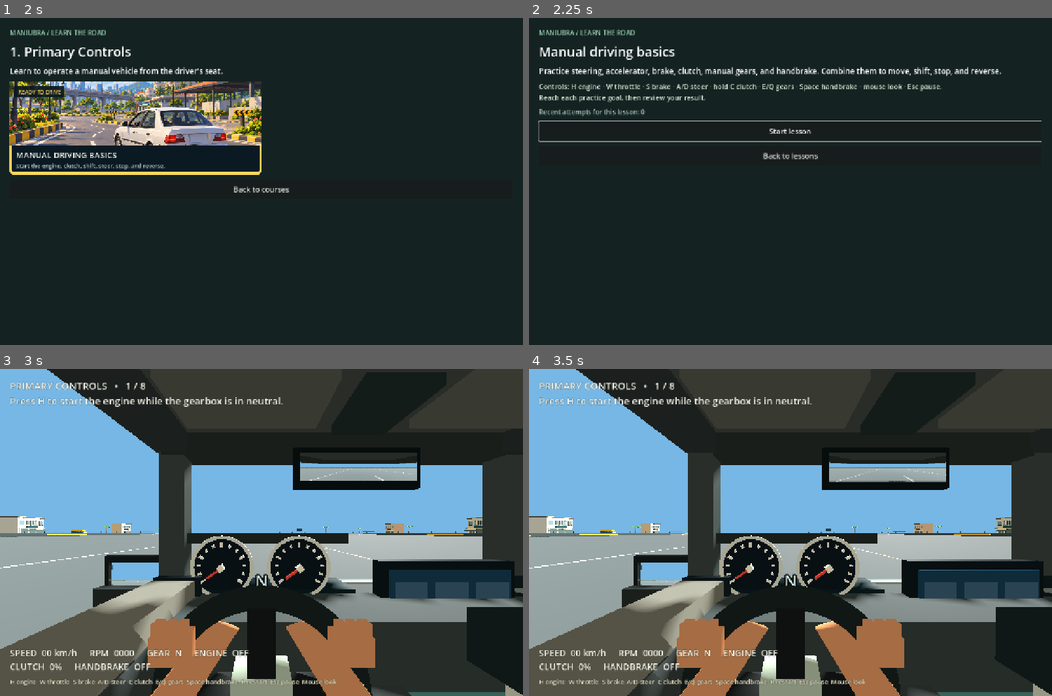
Above: before the commit, frames 1-4 (two rows, left to right).
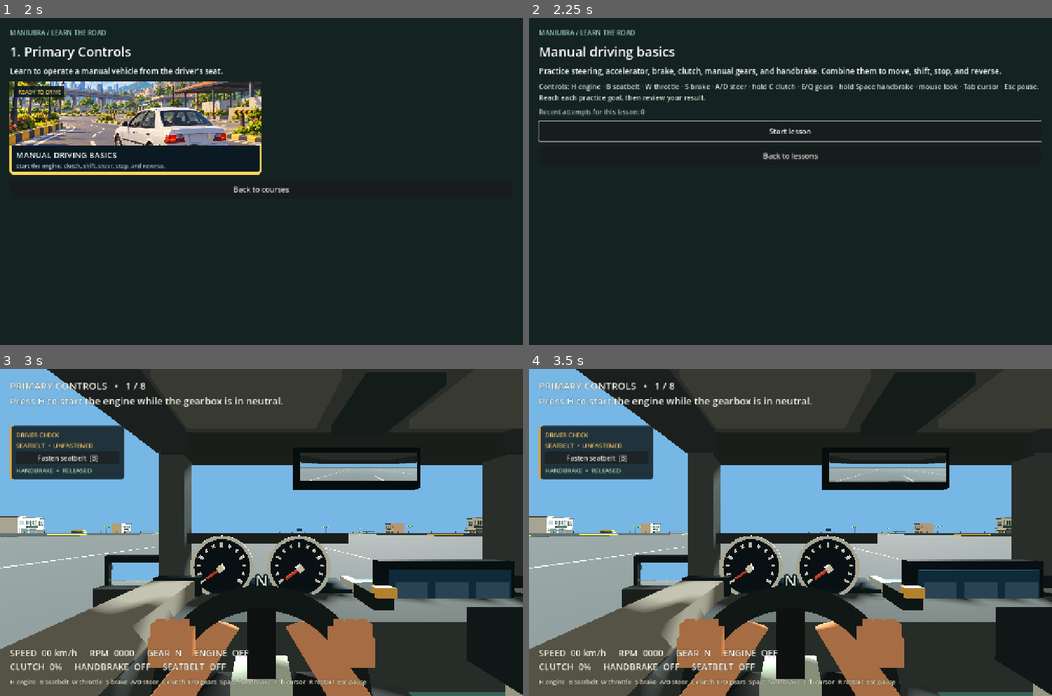
Above: after the commit, the same moments.

Repository: IamDalemark/maniubra-prototype
Game: Godot game, scene res://scenes/app.tscn
Same seed, same stepped clock (60 frames per second), same inputs: the game is played once before the commit and once after it. Sound files missing from this copy of the repository are replaced by a short silence.
Inputs (mouse positions are in pixels of both pictures, inside the frame that each line leads up to):
- Up to frame 1 (2 s): click "Courses" at 0.5 s; click (135, 132) at 1.27 s
- Up to frame 2 (2.25 s): click (664, 129) at 2 s
- Up to frame 3 (3 s): click "Start lesson" at 2.75 s
- Up to frame 4 (3.5 s): no input

Frame 1 is identical in both runs. In frame 2, 0.8% of the frame differs, in the area x 14-98%, y 20-23%; in frame 3, 4.9%, in the area x 1-76%, y 17-97%; in frame 4, 4.9%.

Commit message:
Add seatbelt control and visible handbrake reminder

Diff:
--- a/scripts/app.gd
+++ b/scripts/app.gd
@@ -298,7 +298,7 @@
 		_add_text("This lesson is not available yet.", 18, Color("e5c98c"))
 		_add_button("Start lesson — coming soon", func(): pass).disabled = true
 	else:
-		_add_text("Controls: H engine · W throttle · S brake · A/D steer · hold C clutch · E/Q gears · Space handbrake · mouse look · Esc pause.\nReach each practice goal, then review your result.", 17, Color("d4e7d6"))
+		_add_text("Controls: H engine · B seatbelt · W throttle · S brake · A/D steer · hold C clutch · E/Q gears · hold Space handbrake · mouse look · Tab cursor · Esc pause.\nReach each practice goal, then review your result.", 17, Color("d4e7d6"))
 		var previous := AttemptStore.load_attempts()
 		var same_count := 0
 		for attempt in previous:
--- a/scripts/driving_input.gd
+++ b/scripts/driving_input.gd
@@ -11,6 +11,9 @@
 
 static func install_actions() -> void:
 	if InputMap.has_action("drive_left"):
+		# A running editor session may already have the older input set installed.
+		if not InputMap.has_action("drive_seatbelt"):
+			_key("drive_seatbelt", KEY_B)
 		return
 	_key("drive_left", KEY_A)
 	_key("drive_right", KEY_D)
@@ -22,6 +25,7 @@
 	_key("drive_gear_down", KEY_Q)
 	_key("drive_reset", KEY_R)
 	_key("drive_ignition", KEY_H)
+	_key("drive_seatbelt", KEY_B)
 	_axis("drive_left", JOY_AXIS_LEFT_X, -1.0)
 	_axis("drive_right", JOY_AXIS_LEFT_X, 1.0)
 	_axis("drive_throttle", JOY_AXIS_TRIGGER_RIGHT, 1.0)
--- a/scripts/primary_controls.gd
+++ b/scripts/primary_controls.gd
@@ -26,6 +26,9 @@
 var _hud: Label
 var _prompt: Label
 var _feedback: Label
+var _seatbelt_status: Label
+var _seatbelt_button: Button
+var _handbrake_status: Label
 var _toast_panel: PanelContainer
 var _toast_title: Label
 var _toast_detail: Label
@@ -121,7 +124,14 @@
 func _input(event: InputEvent) -> void:
 	if not _started:
 		return
-	if event.is_action_pressed("ui_cancel"):
+	if event is InputEventKey and event.pressed and not event.echo and event.keycode == KEY_TAB and not _paused:
+		if Input.mouse_mode == Input.MOUSE_MODE_CAPTURED:
+			Input.mouse_mode = Input.MOUSE_MODE_VISIBLE
+		else:
+			Input.mouse_mode = Input.MOUSE_MODE_CAPTURED
+			sedan.prepare_mouse_capture()
+		get_viewport().set_input_as_handled()
+	elif event.is_action_pressed("ui_cancel"):
 		_set_paused(not _paused)
 		get_viewport().set_input_as_handled()
 	elif event.is_action_pressed("drive_reset") and not _paused:
@@ -245,9 +255,14 @@
 		return
 	var gear_name := "R" if sedan.gearbox.gear == -1 else ("N" if sedan.gearbox.gear == 0 else str(sedan.gearbox.gear))
 	var engine_status := "RUNNING" if sedan.gearbox.engine_running else ("STALLED" if sedan.gearbox.engine_stalled else "OFF")
-	_hud.text = "SPEED  %02d km/h     RPM  %04d     GEAR  %s     ENGINE  %s\nCLUTCH  %d%%     HANDBRAKE  %s" % [roundi(sedan.speed_mps() * 3.6), roundi(sedan.gearbox.engine_rpm), gear_name, engine_status, roundi(sedan.controls.clutch * 100), "ON" if sedan.controls.handbrake else "OFF"]
+	_hud.text = "SPEED  %02d km/h     RPM  %04d     GEAR  %s     ENGINE  %s\nCLUTCH  %d%%     HANDBRAKE  %s     SEATBELT  %s" % [roundi(sedan.speed_mps() * 3.6), roundi(sedan.gearbox.engine_rpm), gear_name, engine_status, roundi(sedan.controls.clutch * 100), "ON" if sedan.controls.handbrake else "OFF", "ON" if sedan.seatbelt_fastened else "OFF"]
 	_prompt.text = "PRIMARY CONTROLS   •   %d / %d\n%s" % [mini(_step + 1, STEP_TEXT.size()), STEP_TEXT.size(), STEP_TEXT[mini(_step, STEP_TEXT.size() - 1)]]
 	_feedback.text = _last_notice
+	_seatbelt_status.text = "SEATBELT  •  FASTENED" if sedan.seatbelt_fastened else "SEATBELT  •  UNFASTENED"
+	_seatbelt_status.add_theme_color_override("font_color", Color("a4dfbb") if sedan.seatbelt_fastened else Color("f5c568"))
+	_seatbelt_button.text = "Unfasten seatbelt  [B]" if sedan.seatbelt_fastened else "Fasten seatbelt  [B]"
+	_handbrake_status.text = "HANDBRAKE  •  APPLIED" if sedan.controls.handbrake else "HANDBRAKE  •  RELEASED"
+	_handbrake_status.add_theme_color_override("font_color", Color("f5c568") if sedan.controls.handbrake else Color("a4dfbb"))
 
 
 func _build_yard() -> void:
@@ -471,13 +486,14 @@
 	layout.add_child(_prompt)
 	_feedback = _label(17, Color("a4dfbb"))
 	layout.add_child(_feedback)
+	_build_driver_check(layout)
 	var spacer := Control.new()
 	spacer.size_flags_vertical = Control.SIZE_EXPAND_FILL
 	layout.add_child(spacer)
 	_hud = _label(22, Color("f7f5e9"))
 	layout.add_child(_hud)
 	var hint := _label(15, Color("f2e5c7"))
-	hint.text = "H engine  W throttle  S brake  A/D steer  C clutch  E/Q gears  Space handbrake  R restart  Esc pause  Mouse look"
+	hint.text = "H engine  B seatbelt  W throttle  S brake  A/D steer  C clutch  E/Q gears  Space handbrake  Tab cursor  R restart  Esc pause"
 	layout.add_child(hint)
 	_build_error_toast(layer)
 	_pause_center = CenterContainer.new()
@@ -506,6 +522,44 @@
 	exit_button.text = "Exit to courses"
 	exit_button.pressed.connect(_exit)
 	buttons.add_child(exit_button)
+
+
+func _build_driver_check(layout: VBoxContainer) -> void:
+	var row := HBoxContainer.new()
+	layout.add_child(row)
+	var panel := PanelContainer.new()
+	panel.name = "DriverCheck"
+	panel.custom_minimum_size.x = 280.0
+	var style := StyleBoxFlat.new()
+	style.bg_color = Color(0.08, 0.13, 0.15, 0.88)
+	style.border_width_left = 4
+	style.border_color = Color("d6a23f")
+	style.set_corner_radius_all(7)
+	panel.add_theme_stylebox_override("panel", style)
+	row.add_child(panel)
+	var margin := MarginContainer.new()
+	for edge in ["left", "right", "top", "bottom"]:
+		margin.add_theme_constant_override("margin_" + edge, 11)
+	panel.add_child(margin)
+	var content := VBoxContainer.new()
+	content.add_theme_constant_override("separation", 4)
+	margin.add_child(content)
+	var heading := _label(15, Color("f5c568"))
+	heading.text = "DRIVER CHECK"
+	content.add_child(heading)
+	_seatbelt_status = _label(15, Color("f5c568"))
+	content.add_child(_seatbelt_status)
+	_seatbelt_button = Button.new()
+	_seatbelt_button.name = "SeatbeltButton"
+	_seatbelt_button.focus_mode = Control.FOCUS_NONE
+	_seatbelt_button.tooltip_text = "Press Tab to show the cursor, or press B at any time."
+	_seatbelt_button.pressed.connect(func(): sedan.toggle_seatbelt(); _update_ui())
+	content.add_child(_seatbelt_button)
+	_handbrake_status = _label(15, Color("a4dfbb"))
+	content.add_child(_handbrake_status)
+	var spacer := Control.new()
+	spacer.size_flags_horizontal = Control.SIZE_EXPAND_FILL
+	row.add_child(spacer)
 
 
 func _build_error_toast(layer: CanvasLayer) -> void:
--- a/scripts/sedan.gd
+++ b/scripts/sedan.gd
@@ -5,6 +5,7 @@
 signal gear_changed(gear: int)
 signal engine_state_changed(running: bool, stalled: bool)
 signal ignition_rejected
+signal seatbelt_changed(fastened: bool)
 
 const DrivingInput = preload("res://scripts/driving_input.gd")
 const ManualTransmission = preload("res://scripts/manual_transmission.gd")
@@ -12,11 +13,13 @@
 var controls = DrivingInput.new()
 var gearbox = ManualTransmission.new()
 var driving_enabled := true
+var seatbelt_fastened := false
 var camera: Camera3D
 var _rear_camera: Camera3D
 var _side_cameras: Array[Camera3D] = []
 var _steering_visual: MeshInstance3D
 var _lever: MeshInstance3D
+var _handbrake_lever: Node3D
 var _speed_needle: Node3D
 var _rpm_needle: Node3D
 var _gear_display: Label3D
@@ -66,6 +69,8 @@
 	controls.update(delta)
 	if Input.is_action_just_pressed("drive_ignition"):
 		_toggle_ignition()
+	if Input.is_action_just_pressed("drive_seatbelt"):
+		toggle_seatbelt()
 	if gearbox.update_stall(controls.throttle, controls.clutch, controls.brake, speed_mps(), delta):
 		_sync_engine_audio()
 		engine_state_changed.emit(false, true)
@@ -76,6 +81,7 @@
 	gearbox.update_rpm(controls.throttle, controls.clutch, speed_mps() * 3.6, delta)
 	_steering_visual.rotation.z = -controls.steering * 0.8
 	_lever.rotation.x = float(gearbox.gear) * 0.06
+	_handbrake_lever.rotation.x = move_toward(_handbrake_lever.rotation.x, 0.38 if controls.handbrake else 0.0, delta * 4.0)
 	_update_hands(delta)
 	_speed_needle.rotation.z = -2.2 + minf(speed_mps() * 3.6 / 120.0, 1.0) * 4.4
 	_rpm_needle.rotation.z = -2.2 + clampf((gearbox.engine_rpm - gearbox.IDLE_RPM) / (gearbox.REDLINE_RPM - gearbox.IDLE_RPM), 0.0, 1.0) * 4.4
@@ -122,6 +128,11 @@
 func set_audio_level(level: float) -> void:
 	audio_level = clampf(level, 0.0, 1.0)
 	_update_audio_mix()
+
+
+func toggle_seatbelt() -> void:
+	seatbelt_fastened = not seatbelt_fastened
+	seatbelt_changed.emit(seatbelt_fastened)
 
 
 func _toggle_ignition() -> void:
@@ -269,6 +280,15 @@
 	_box(_steering_visual, Vector3(0.13, 0.13, 0.10), Vector3.ZERO, Color("a2b7ae"), 0.4)
 	_lever = _box(self, Vector3(0.055, 0.34, 0.055), Vector3(-0.09, 1.06, -0.02), Color("b6c2bd"), 0.35)
 	_box(_lever, Vector3(0.13, 0.11, 0.13), Vector3(0, 0.18, 0), Color("182326"), 0.85)
+	# Center-console parking brake: its grip rises whenever Space is held.
+	_box(self, Vector3(0.18, 0.06, 0.34), Vector3(-0.04, 1.14, 0.64), Color("222b2d"), 0.8)
+	_handbrake_lever = Node3D.new()
+	_handbrake_lever.name = "HandbrakeLever"
+	_handbrake_lever.position = Vector3(-0.04, 1.16, 0.72)
+	add_child(_handbrake_lever)
+	_box(_handbrake_lever, Vector3(0.045, 0.045, 0.30), Vector3(0, 0.035, -0.14), Color("a9b4af"), 0.36)
+	_box(_handbrake_lever, Vector3(0.075, 0.065, 0.16), Vector3(0, 0.035, -0.27), Color("172124"), 0.82)
+	_box(_handbrake_lever, Vector3(0.07, 0.035, 0.04), Vector3(0, 0.075, -0.35), Color("d8a545"), 0.48)
 	_build_hands()
 	for x in [-0.44, 0.44]:
 		_box(self, Vector3(0.51, 0.035, 0.28), Vector3(x, 1.88, 0.31), Color("454b4a"), 0.9)
--- a/tests/primary_controls_flow.gd
+++ b/tests/primary_controls_flow.gd
@@ -47,6 +47,20 @@
 	assert(car.get_children().filter(func(node): return node is VehicleWheel3D).size() == 4)
 	assert(car._left_hand != null and car._right_hand != null)
 	assert(not car.gearbox.engine_running and not car._engine_audio.playing)
+	assert(not car.seatbelt_fastened)
+	assert(session._seatbelt_status.text.contains("UNFASTENED"))
+	await shift("drive_seatbelt")
+	assert(car.seatbelt_fastened and session._seatbelt_status.text.contains("FASTENED"))
+	var cursor_key := InputEventKey.new()
+	cursor_key.keycode = KEY_TAB
+	cursor_key.pressed = true
+	session._input(cursor_key)
+	assert(Input.mouse_mode == Input.MOUSE_MODE_VISIBLE)
+	session._seatbelt_button.pressed.emit()
+	assert(not car.seatbelt_fastened)
+	session._seatbelt_button.pressed.emit()
+	assert(car.seatbelt_fastened)
+	session._input(cursor_key)
 	await shift("drive_ignition")
 	assert(car.gearbox.engine_running and car._engine_audio.playing)
 	await shift("drive_gear_up")
@@ -105,7 +119,13 @@
 	assert(await reach_step(session, 6, 480))
 	Input.action_press("drive_handbrake")
 	assert(await reach_step(session, 7, 60))
+	await frames(10)
+	assert(session._handbrake_status.text.contains("APPLIED"))
+	assert(car._handbrake_lever.rotation.x > 0.3)
 	Input.action_release("drive_handbrake")
+	await frames(10)
+	assert(session._handbrake_status.text.contains("RELEASED"))
+	assert(car._handbrake_lever.rotation.x < 0.3)
 	await frames(16)
 	await shift("drive_gear_down")
 	await shift("drive_gear_down")
Binary file added: docs/screenshots/driver_check_applied.png
Not shown, added: docs/screenshots/driver_check_applied.png.import
Binary file added: docs/screenshots/driver_check_released.png
Not shown, added: docs/screenshots/driver_check_released.png.import
Not shown, changed: PROTOTYPE_PLAN.md
Not shown, changed: README.md
Not shown, changed: assets/ASSET_REGISTER.md
Not shown, changed: docs/AGENT_IMPLEMENTATION.md
Not shown, changed: docs/ARCHITECTURE.md
